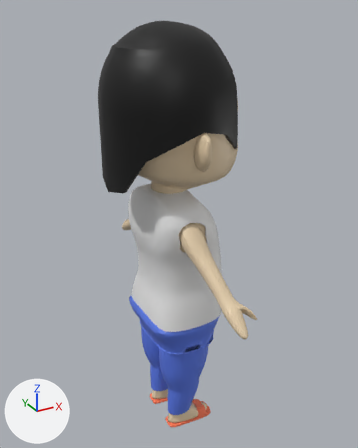
One commit to the glTF model Characters/Imported/couple_character.glb: the scene before it, then after it.
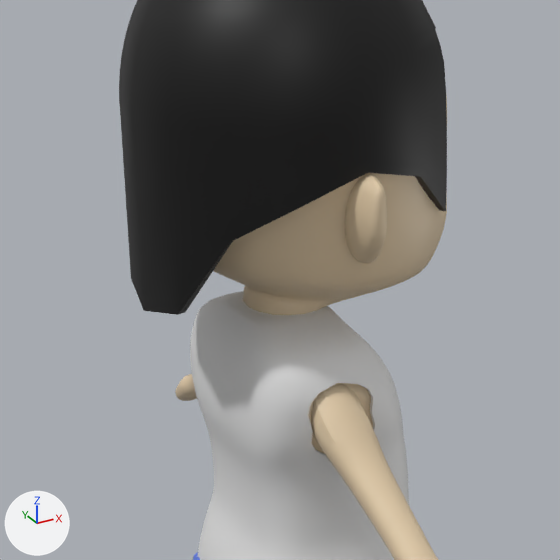
Each version appears first whole from a 50 mm camera at (-2.35, -6.78, 4.88) aimed at (0.07, -2.37, 2.68), and next in a close-up on the part from 13% to 80% of the width and 13% to 67% of the height. Arrows for +X, +Y and +Z are at lower left; the lights stay in place. Where no turn or scale is listed for an object, it has been applied to the vertices. Vertices at the same position are counted once.

Script lines for the objects in view, before the commit:
```python
me_cube = bpy.data.meshes.new('Cube')
me_cube.from_pydata(...)  # 12877 vertices, 25796 faces; spans x -0.64..0.77, y -1.86..0.98, z -2.65..1.96
# faces by material slot: [16416, 2504, 5440, 1436]
me_cube.materials.append(mat_material)  # beige #e7d0ae
me_cube.materials.append(mat_material_007)  # orange #ff7c58
me_cube.materials.append(mat_material_002)  # white #e7e7e7
me_cube.materials.append(mat_material_001)  # black #000000
# before: 12514 (-0.6, -0.17, 0.47) at pixel (130, 278), 12516 (-0.6, -0.69, 0.47) at pixel (177, 314), 12874 (-0.56, -0.18, 0.47), 12876 (-0.56, -0.68, 0.47) at pixel (185, 312)
ob_torso = bpy.data.objects.new('Torso', me_cube)
ob_torso.location = (-0.099, -1.98, 2.799)
```
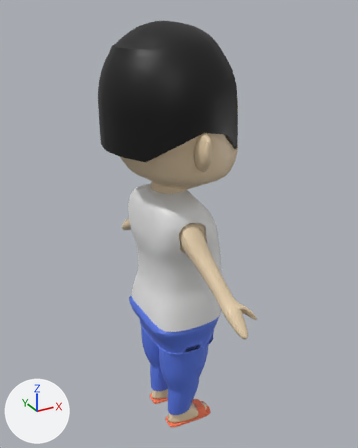
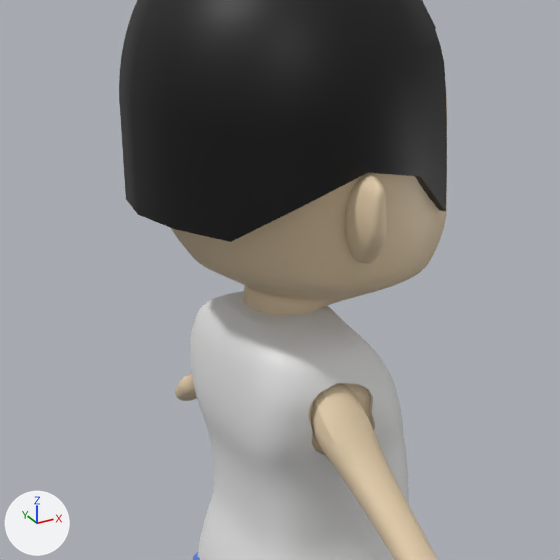
Location of each change, [x1, y1, x2, y2] in pixels of the close-ups (560 x 560 px; the box of a moved part takes in the faces that stretch with it):
part 1 of me_cube, moved or reshaped: before [120, 115, 233, 315]; after [120, 115, 231, 242]

Diff of the bpy script that builds the scene:
```diff
--- a/Characters/Imported/couple_character.glb.py
+++ b/Characters/Imported/couple_character.glb.py
@@ me_cube @@
 me_cube.from_pydata(...)  # 12877 vertices, 25796 faces; spans x -0.64..0.77, y -1.86..0.98, z -2.65..1.96
 # used by ob_torso; location = (-0.099, -1.98, 2.799)
-me_cube.vertices[12515].co = (-0.64, -0.43, 0.41)  # pixel (143, 310)
-me_cube.vertices[12875].co = (-0.6, -0.43, 0.41)
+# me_cube part 1
+for i in [12514, 12516, 12874, 12876]: me_cube.vertices[i].co += Vector((0.0, 0.0, 0.35))
+me_cube.vertices[12515].co = (-0.64, -0.43, 0.82)  # pixel (137, 214)
+me_cube.vertices[12875].co = (-0.6, -0.43, 0.82)
 me_cube.materials.append(mat_material)
```
